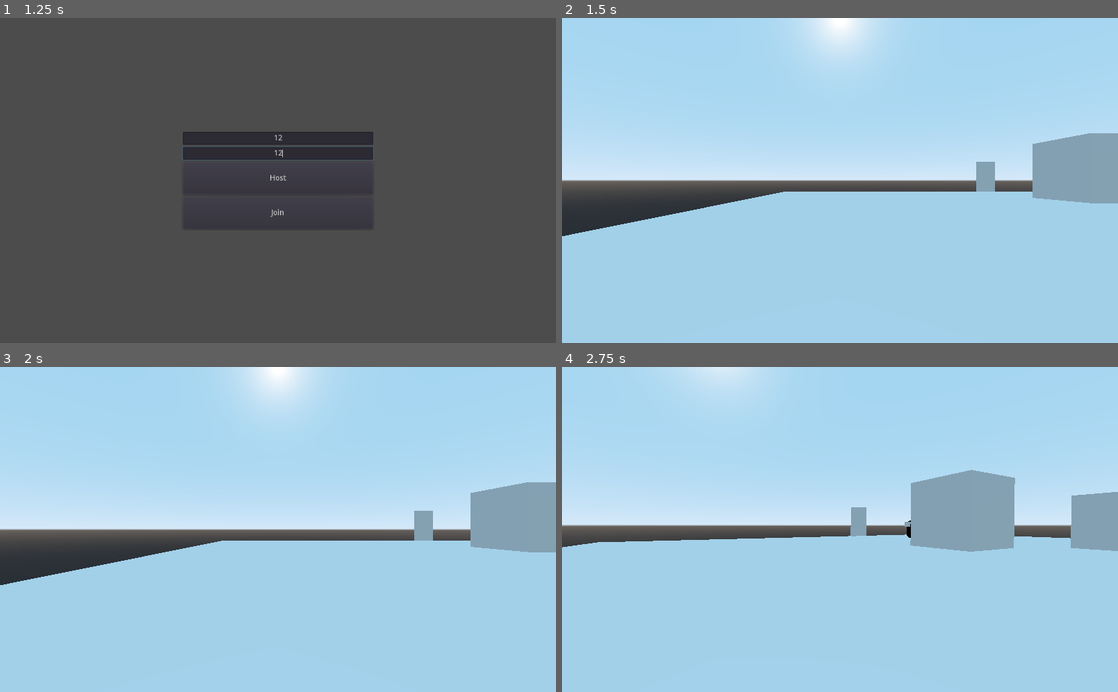
Above: before the commit, frames 1-4 (two rows, left to right).
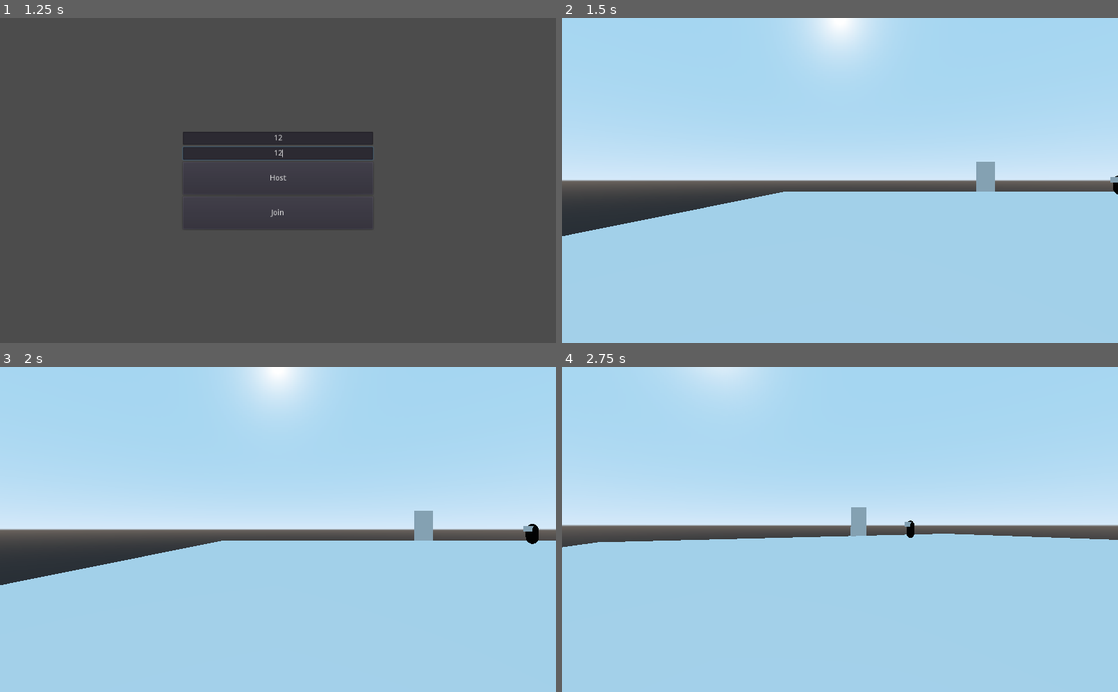
Above: after the commit, the same moments.

Repository: Xwilarg/EscapeTheCrunch
Game: Godot game, scene res://Resources/Scenes/FPSController.tscn
The game is run twice, just before and just after one commit, with the same random seed, the same clock (stepped at 60 frames per second) and the same inputs.
Inputs (mouse positions are in pixels of both pictures, inside the frame that each line leads up to):
- Up to frame 1 (1.25 s): click (278, 138) at 0.52 s; type "12" at 0.6 s; click (278, 154) at 0.75 s; type "12" at 0.83 s
- Up to frame 2 (1.5 s): click "Host" at 1.25 s
- Up to frame 3 (2 s): no input
- Up to frame 4 (2.75 s): move the mouse to (867, 529) at 2.02 s; hold W (move_forward) from 2.03 s (still down); hold E (action) from 2.03 s (still down)

Frame 1 is identical in both runs. In frame 2, 3.0% of the frame differs, in the area x 84-100%, y 35-58%; in frame 3, 3.0%; in frame 4, 5.7%, in the area x 62-100%, y 31-57%.

Commit message:
Add game end

Diff:
--- a/Resources/Scenes/PlayerController.gd
+++ b/Resources/Scenes/PlayerController.gd
@@ -68,7 +68,7 @@
 		if currentKey == null:
 			label.set_text("You need to find the key first!")
 		else:
-			label.hide()
-			# End of the game!
+			Input.set_mouse_mode(Input.MOUSE_MODE_VISIBLE)
+			get_tree().reload_current_scene()
 	else:
 		safeTarget = null
--- a/Resources/Scenes/World.tscn
+++ b/Resources/Scenes/World.tscn
@@ -1,6 +1,10 @@
 [gd_scene load_steps=6 format=2]
 
 [ext_resource path="res://Resources/Scenes/Door.gd" type="Script" id=2]
+
+[sub_resource type="BoxShape" id=4]
+
+[sub_resource type="CubeMesh" id=5]
 
 [sub_resource type="BoxShape" id=1]
 extents = Vector3( 20, 1, 20 )
@@ -8,38 +12,7 @@
 [sub_resource type="CubeMesh" id=2]
 size = Vector3( 40, 2, 40 )
 
-[sub_resource type="BoxShape" id=4]
-
-[sub_resource type="CubeMesh" id=5]
-
 [node name="World" type="Spatial"]
-
-[node name="Floor" type="StaticBody" parent="."]
-transform = Transform( 1, 0, 0, 0, 1, 0, 0, 0, 1, 0, -1, 0 )
-
-[node name="CollisionShape" type="CollisionShape" parent="Floor"]
-shape = SubResource( 1 )
-
-[node name="MeshInstance" type="MeshInstance" parent="Floor/CollisionShape"]
-mesh = SubResource( 2 )
-
-[node name="Obstacle" type="StaticBody" parent="."]
-transform = Transform( 1, 0, 0, 0, 1, 0, 0, 0, 1, -5.38746, 1.65475, 0 )
-
-[node name="CollisionShape" type="CollisionShape" parent="Obstacle"]
-shape = SubResource( 4 )
-
-[node name="MeshInstance" type="MeshInstance" parent="Obstacle/CollisionShape"]
-mesh = SubResource( 5 )
-
-[node name="Obstacle" type="StaticBody" parent="Obstacle"]
-transform = Transform( 1, 0, 0, 0, 1, 0, 0, 0, 1, 12.378, 0.344956, 0 )
-
-[node name="CollisionShape" type="CollisionShape" parent="Obstacle/Obstacle"]
-shape = SubResource( 4 )
-
-[node name="MeshInstance" type="MeshInstance" parent="Obstacle/Obstacle/CollisionShape"]
-mesh = SubResource( 5 )
 
 [node name="Map" type="Node" parent="."]
 
@@ -61,12 +34,13 @@
 [node name="MeshInstance" type="MeshInstance" parent="Map/Door/CollisionShape"]
 mesh = SubResource( 5 )
 
-[node name="StaticBody2" type="StaticBody" parent="."]
-transform = Transform( 1, 0, 0, 0, 1, 0, 0, 0, 1, 6.99054, 1.99971, 0 )
+[node name="SpawnRoom" type="Spatial" parent="."]
 
-[node name="CollisionShape" type="CollisionShape" parent="StaticBody2"]
-transform = Transform( 1, 0, 0, 0, 1, 0, 0, 0, 1, 0, -0.994401, 0 )
-shape = SubResource( 4 )
+[node name="Floor" type="StaticBody" parent="SpawnRoom"]
+transform = Transform( 1, 0, 0, 0, 1, 0, 0, 0, 1, 0, -1, 0 )
 
-[node name="MeshInstance" type="MeshInstance" parent="StaticBody2/CollisionShape"]
-mesh = SubResource( 5 )
+[node name="CollisionShape" type="CollisionShape" parent="SpawnRoom/Floor"]
+shape = SubResource( 1 )
+
+[node name="MeshInstance" type="MeshInstance" parent="SpawnRoom/Floor/CollisionShape"]
+mesh = SubResource( 2 )
